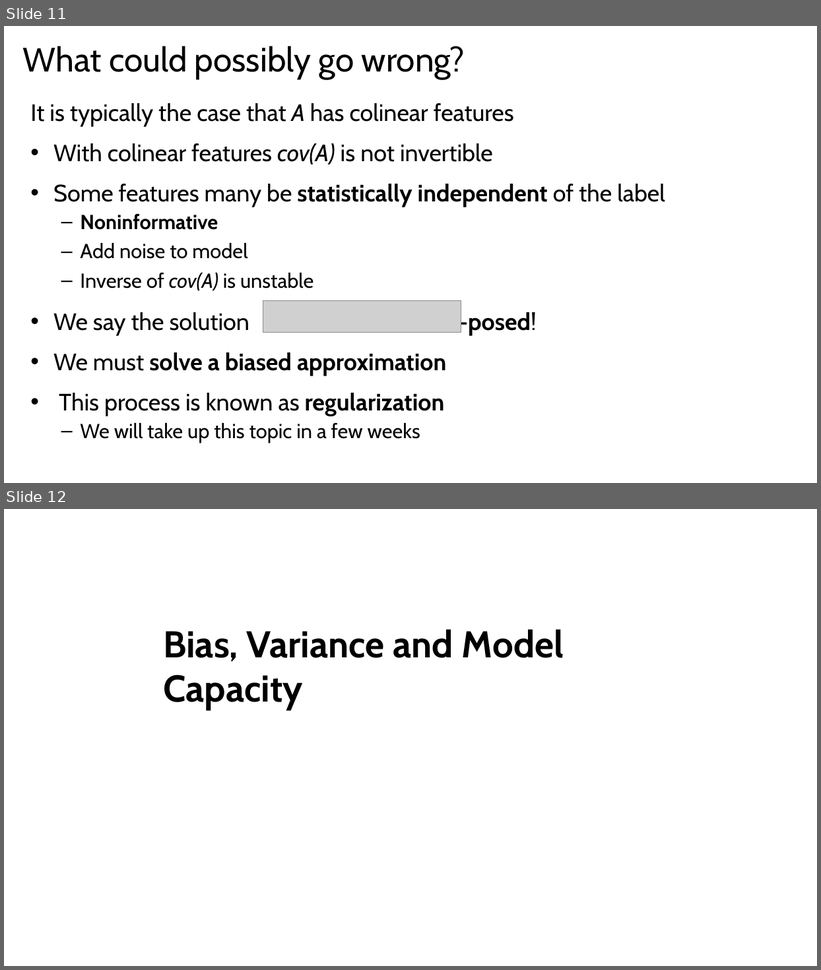
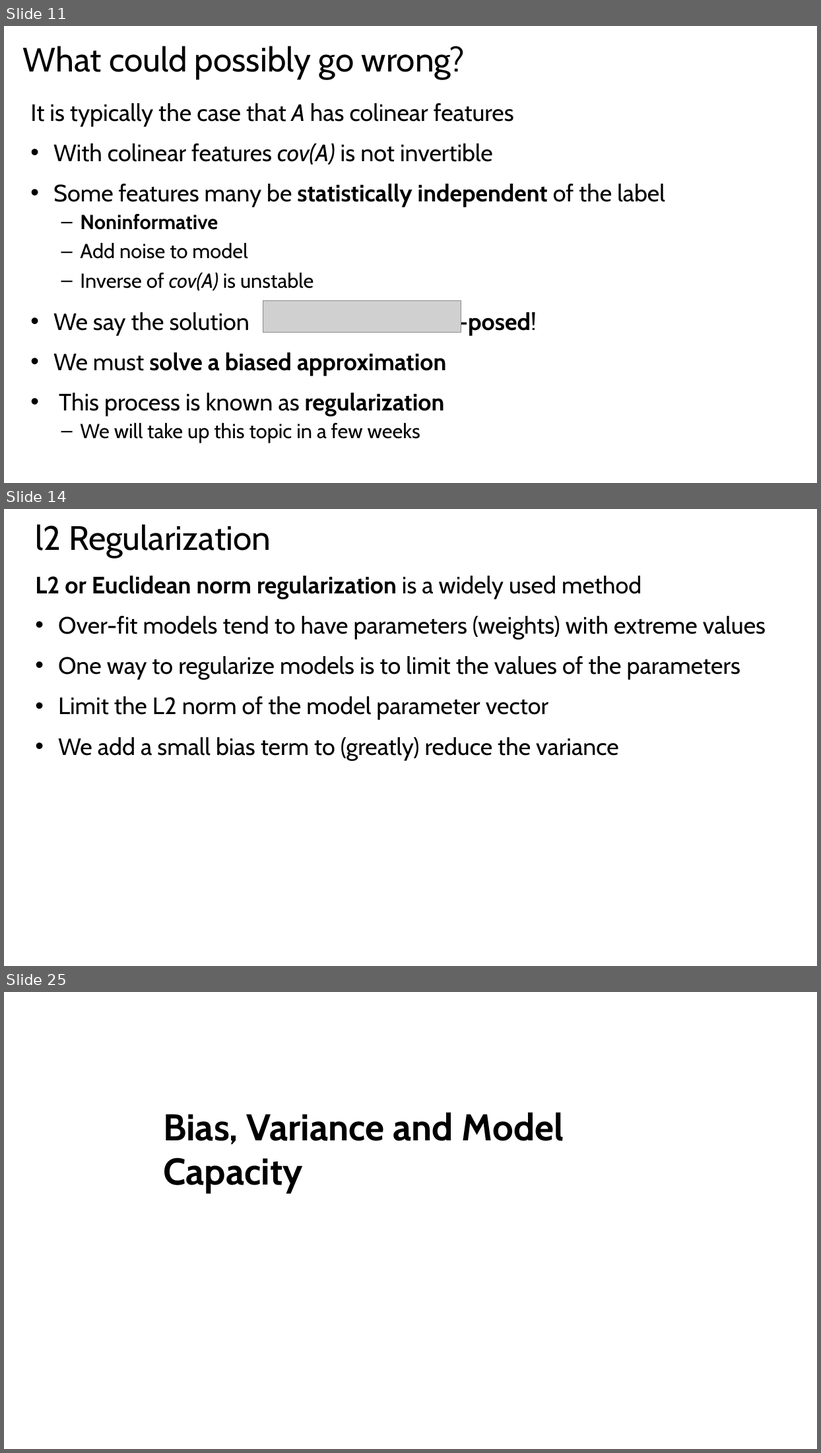
Before and after one commit to StephenElston/CSCI-E25, a slide deck: Slides/OldSlides/4_MachineLearningForCV.pptx. Shown one above the other, each under a label of ours: slides 11 and 12 before the commit, slides 11, 14 and 25 after it; the slides between them are not shown. The pictures are 821x970 and 821x1453 pixels, drawn with LibreOffice and Linux fonts; fonts in the diff are those of the drawing; grey boxes stand for pictures. Boxes give left, top, right and bottom in pixels: in the first picture for what was removed or moved away, otherwise in the second. Text is boxed around its words. In the diff, an @@ line names an element or a change of style, - is before the commit and + after.

```diff
--- a/Slides/OldSlides/4_MachineLearningForCV.pptx
+++ b/Slides/OldSlides/4_MachineLearningForCV.pptx
@@ slide 14 added at <box>4,509,817,966</box>, background #FFFFFF @@
@@ title added at <box>36,524,271,557</box>, 40 pt, text #000000 @@
+l2 Regularization
@@ text added at <box>35,576,766,760</box>, 28 pt, text #000000 @@
+L2 or Euclidean norm regularization is a widely used method
+• Over-fit models tend to have parameters (weights) with extreme values
+• One way to regularize models is to limit the values of the parameters
+• Limit the L2 norm of the model parameter vector
+• We add a small bias term to (greatly) reduce the variance
@@ what was slide 12 is now slide 25 @@
```
Also in this commit, not shown: 12 other slides added.
